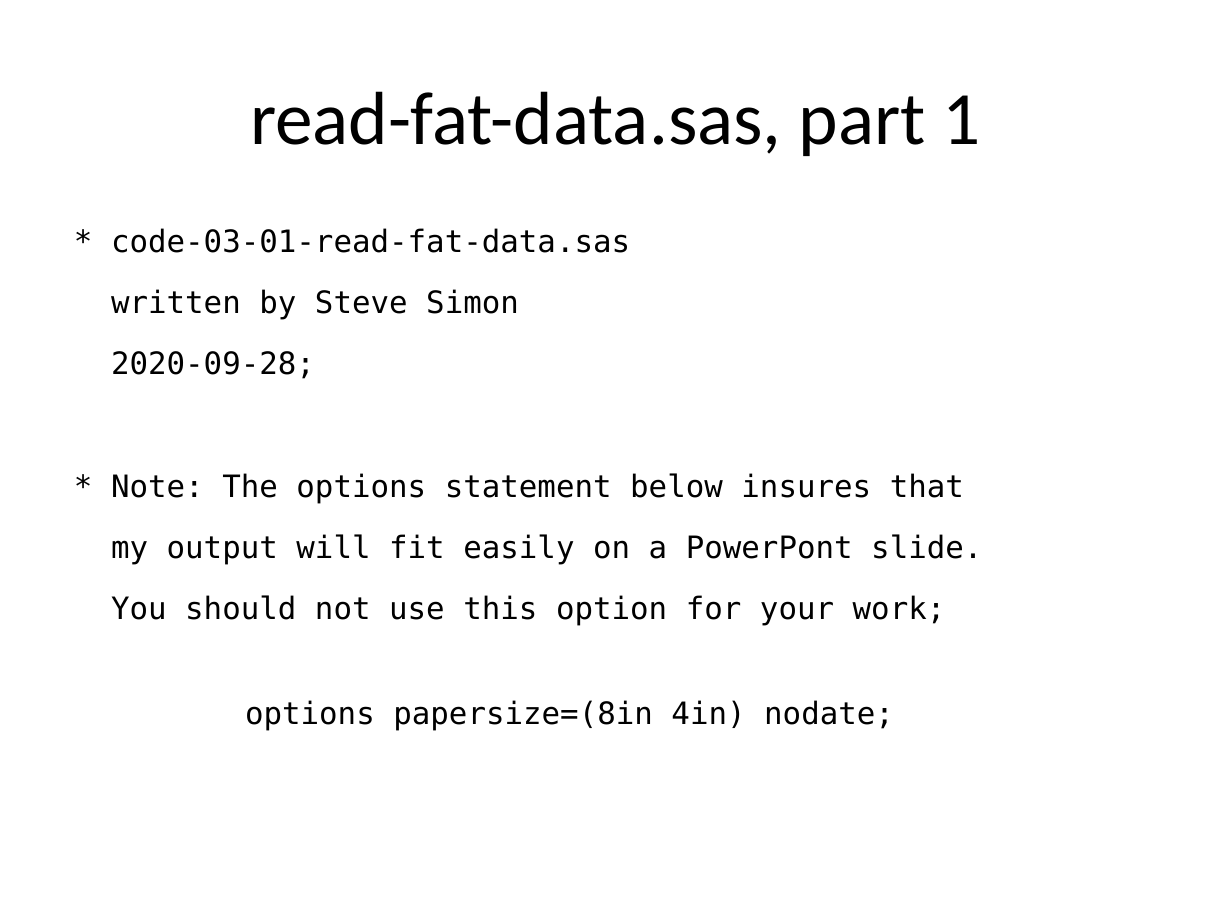
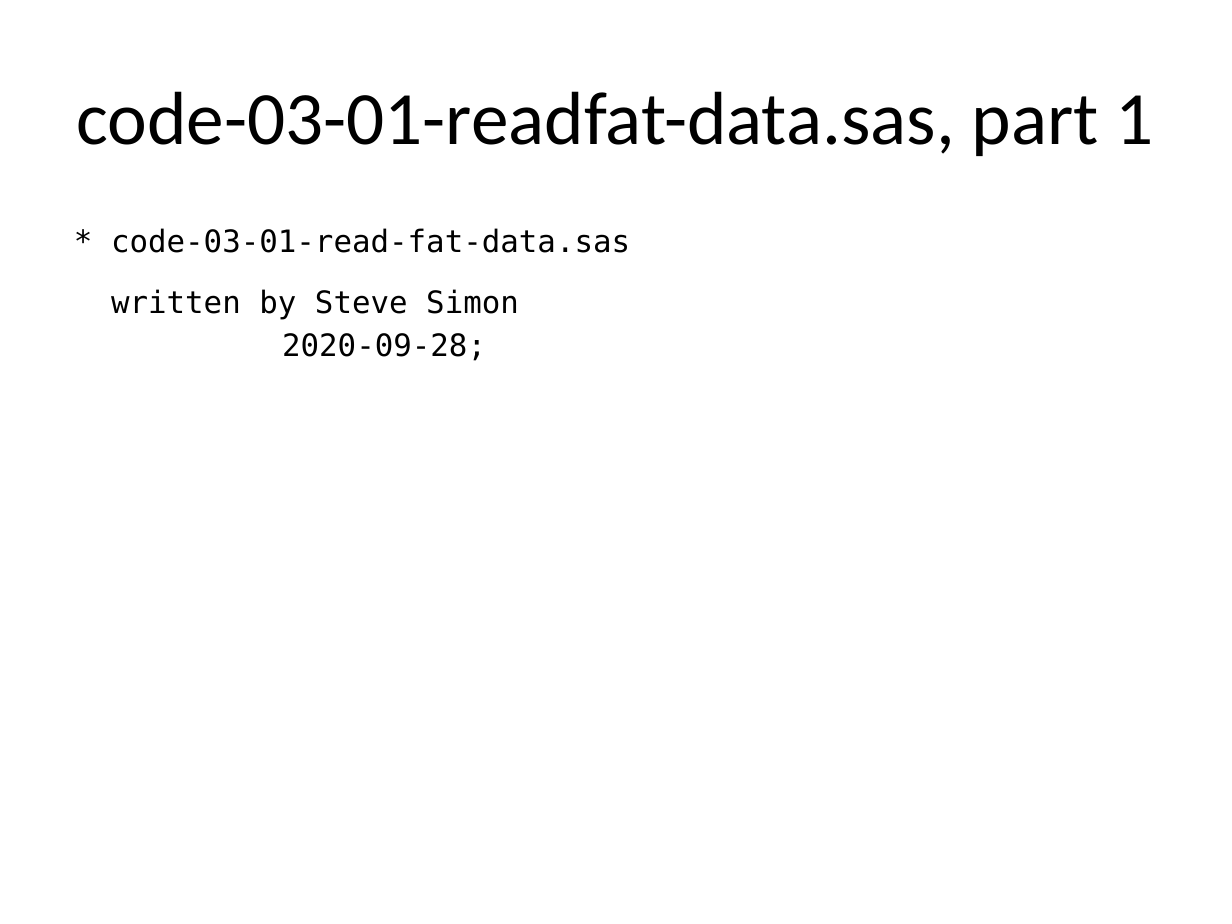
Before and after one commit to classes-simon/5507, a slide deck: slide 2 of module03/src/slides-and-speaker-notes-03.pptx. Drawn at 1232x924 pixels with LibreOffice and Linux fonts; fonts in the diff are those of the drawing. Boxes give left, top, right and bottom in pixels: in the first picture for what was removed or moved away, otherwise in the second. Text is boxed around its words. In the diff, an @@ line names an element or a change of style, - is before the commit and + after.

```diff
--- a/module03/src/slides-and-speaker-notes-03.pptx
+++ b/module03/src/slides-and-speaker-notes-03.pptx
@@ title at bbox=[76, 91, 1154, 156]: text changed @@
-read-fat-data.sas, part 1
+code-03-01-readfat-data.sas, part 1
@@ text at bbox=[111, 228, 630, 361]: text changed @@
-* code-03-01-read-fat-data.sas
-written by Steve Simon
-2020-09-28;
-* Note: The options statement below insures that
-my output will fit easily on a PowerPont slide.
-You should not use this option for your work;
-options papersize=(8in 4in) nodate;
+* code-03-01-read-fat-data.sas
+written by Steve Simon
+2020-09-28;
```
Also in this commit, not shown: 7 other slides changed, 2 slides added, 3 other files.
